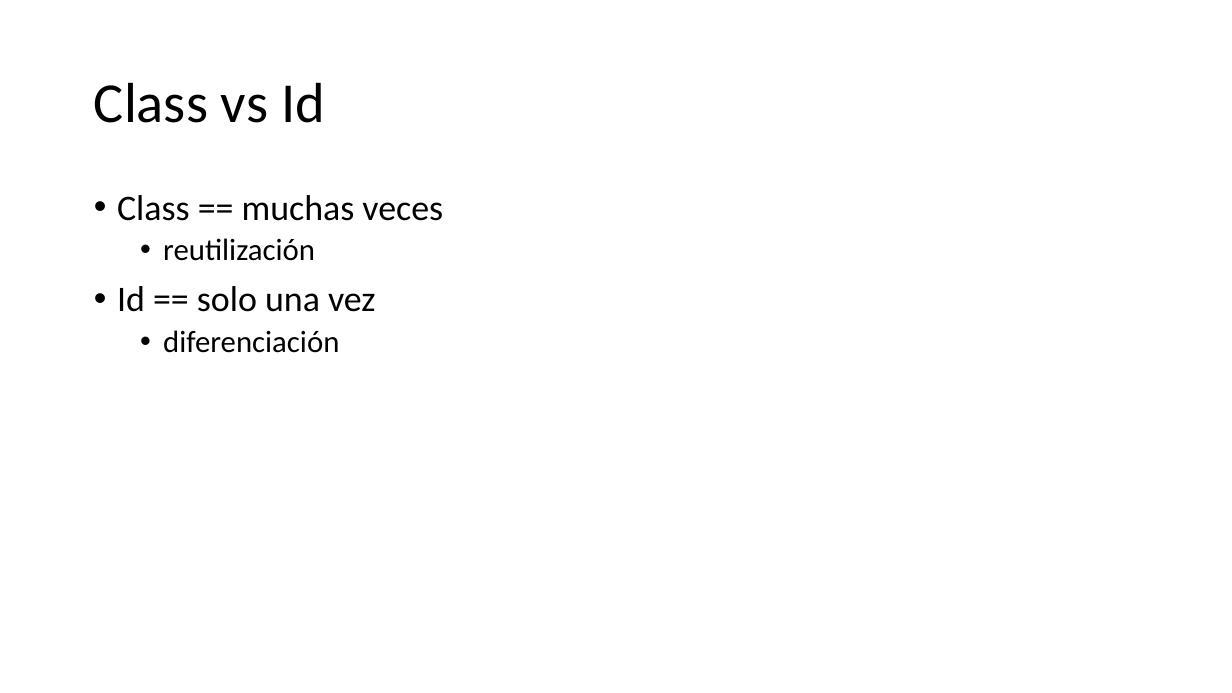
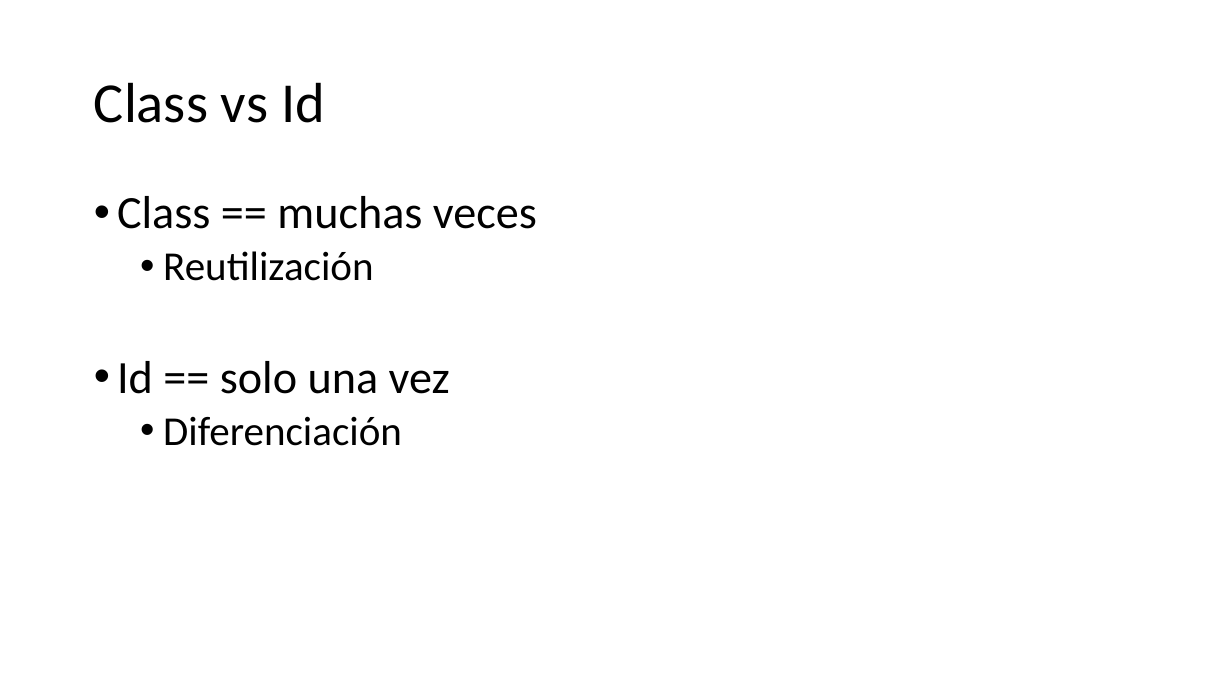
Before and after one commit to Nuevas-Tecnologias-FIUBA/Clase-HTML-CSS, a slide deck: slide 17 of Slides/Clase.pptx (slide 19 before the commit). Drawn at 1232x693 pixels with LibreOffice and Linux fonts; fonts in the diff are those of the drawing. Boxes give left, top, right and bottom in pixels: in the first picture for what was removed or moved away, otherwise in the second. Text is boxed around its words. In the diff, an @@ line names an element or a change of style, - is before the commit and + after.

```diff
--- a/Slides/Clase.pptx
+++ b/Slides/Clase.pptx
@@ text at bbox=[117, 196, 537, 394]: size 28 to 36 pt in "Class == muchas veces", "Id == solo una vez" @@
@@ text at bbox=[163, 251, 373, 281]: text changed; size 24 to 32 pt @@
-  • reutilización
+  • Reutilización
@@ text at bbox=[163, 416, 402, 446]: text changed; size 24 to 32 pt @@
-  • diferenciación
+  • Diferenciación
```
Also in this commit, not shown: 4 other slides changed, 2 slides removed.
